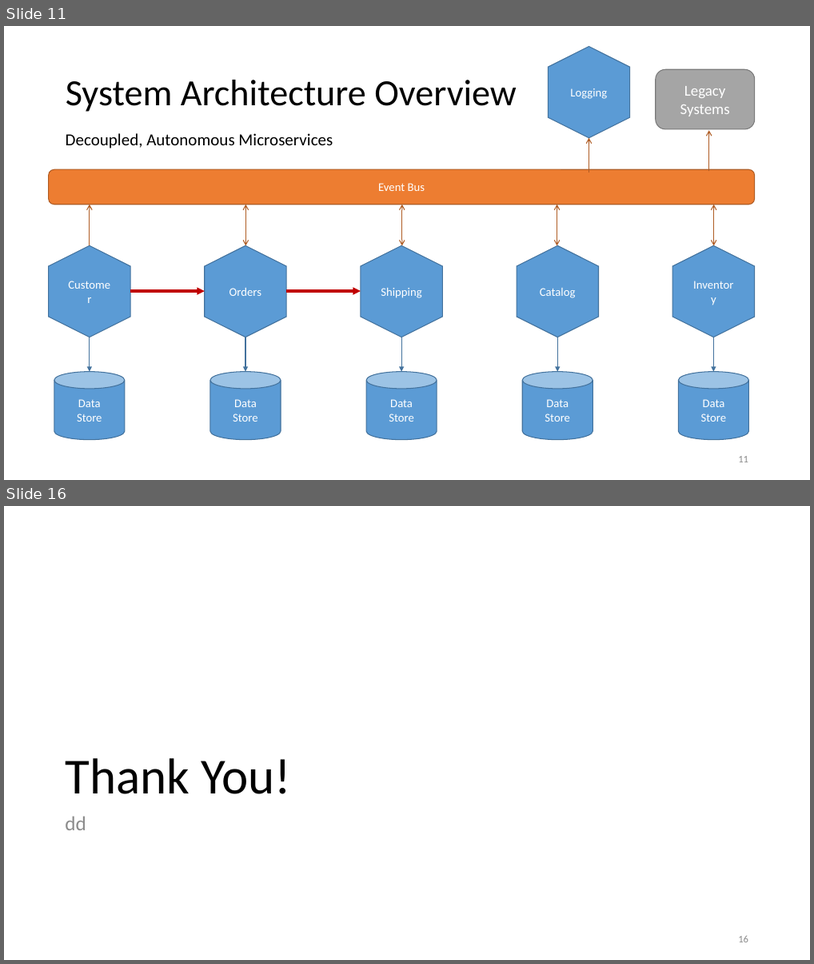
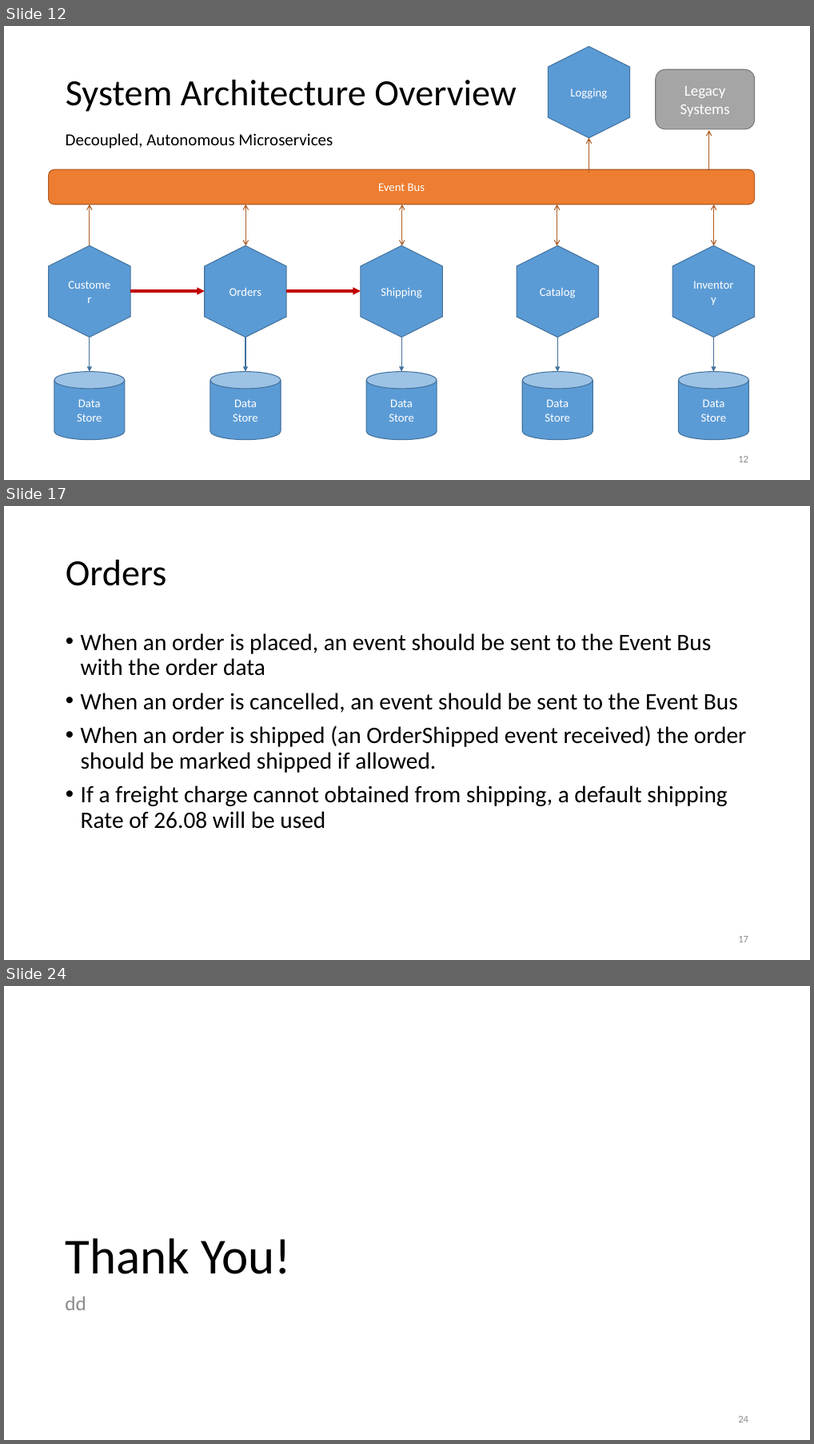
Before and after one commit to jpenniman/java-ms-training, a slide deck: slide-decks/microservices-RI.pptx. Shown one above the other, each under a label of ours: slides 11 and 16 before the commit, slides 12, 17 and 24 after it; the slides between them are not shown. The pictures are 814x964 and 814x1444 pixels, drawn with LibreOffice and Linux fonts; fonts in the diff are those of the drawing; background and template pictures are left out. Boxes give left, top, right and bottom in pixels: in the first picture for what was removed or moved away, otherwise in the second. Text is boxed around its words. In the diff, an @@ line names an element or a change of style, - is before the commit and + after.

```diff
--- a/slide-decks/microservices-RI.pptx
+++ b/slide-decks/microservices-RI.pptx
@@ slide 17 added at (4,506,810,960), background #FFFFFF @@
@@ title added at (66,560,167,586), 44 pt, text #000000 @@
+Orders
@@ text added at (81,633,747,828), 28 pt, text #000000 @@
+• When an order is placed, an event should be sent to the Event Bus with the order data
+• When an order is cancelled, an event should be sent to the Event Bus
+• When an order is shipped (an OrderShipped event received) the order should be marked shipped if allowed.
+• If a freight charge cannot obtained from shipping, a default shipping Rate of 26.08 will be used
@@ page number added at (738,936,749,942), 12 pt, text #8C8C8C @@
+17
@@ what was slide 11 is now slide 12 @@
@@ what was slide 16 is now slide 24 @@
@@ page number at (738,1416,749,1422): text changed @@
-16
+24
```
Also in this commit, not shown: 8 slides changed, 7 other slides added.
